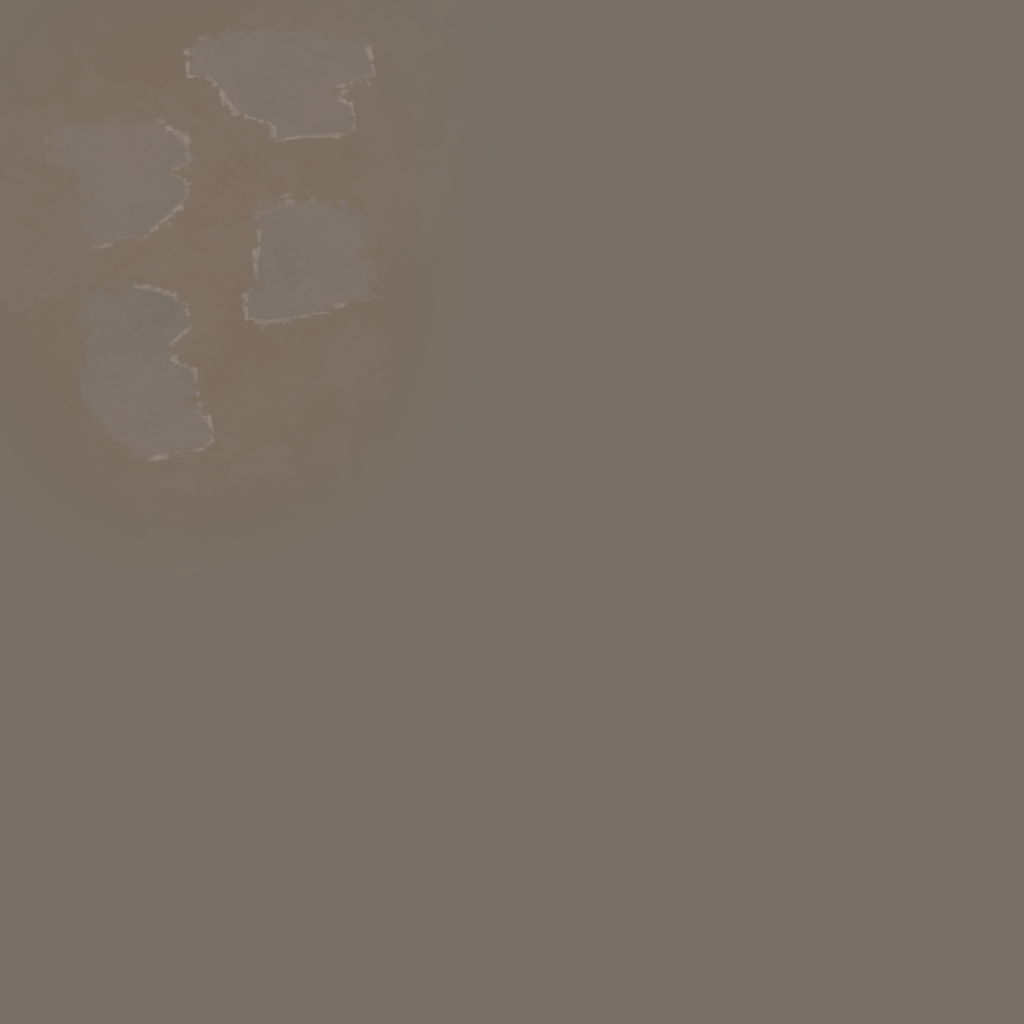
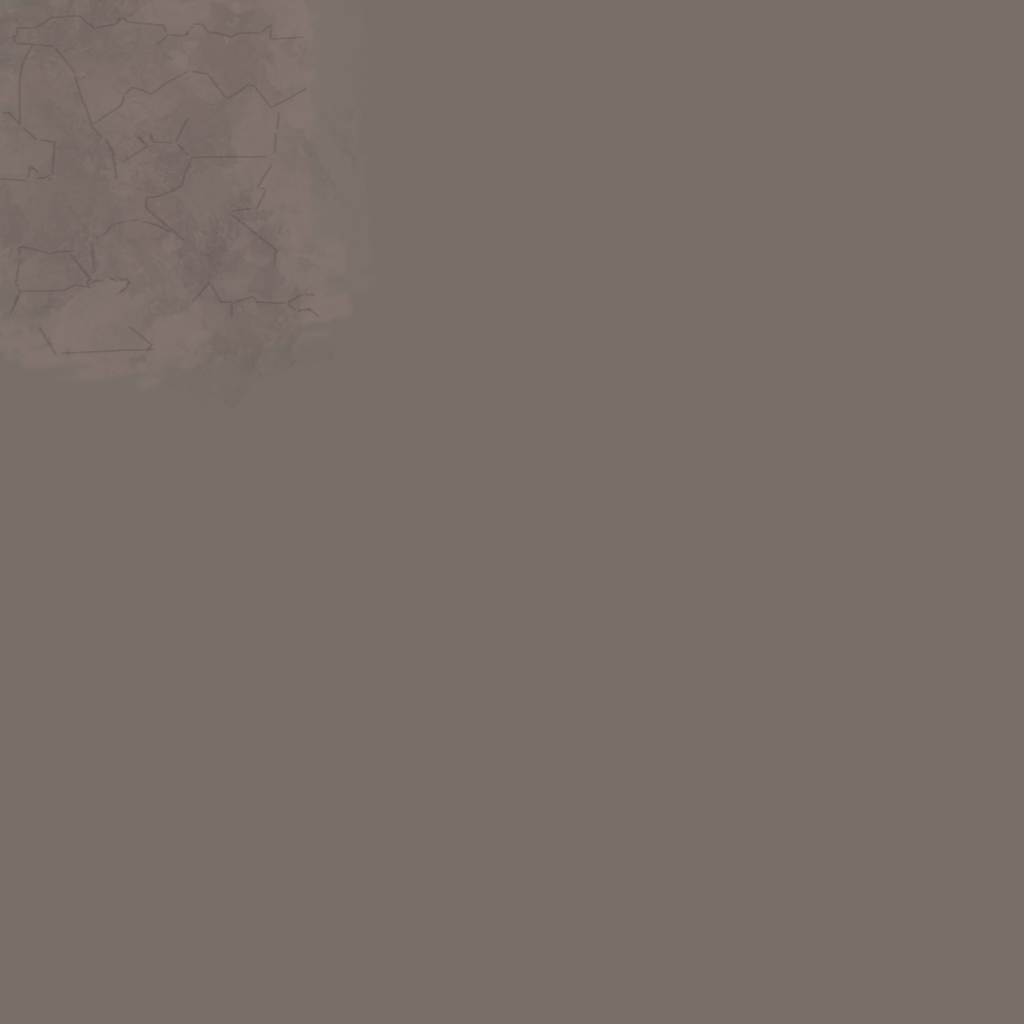
Layers edited between the first and the second 1024x1024 image:
painted on "Pintar camada 1" over [0, 0, 448, 512]
added layer "Pintar camada 3" in group "Pedra 1" over [0, 0, 448, 512]
painted on "Pintar camada 2" over [0, 0, 466, 571]